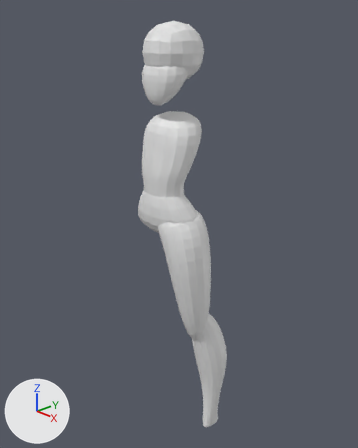
The Blender file Princess Zelda.blend, before and after one commit.
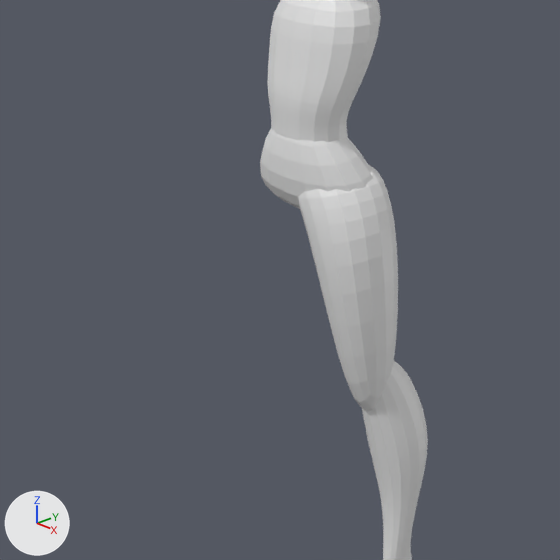
There are two pictures of each version: one whole from a 50 mm lens placed at (1.3, -1.196, 1.687), pointed at (-0.008, 0.04, 0.961), one close up on the part from 0% to 83% of the width and 27% to 94% of the height. The lights are fixed; the arrows at lower left show +X, +Y and +Z. The older version's two pictures come first.

The older version as bpy lines, for what is in view:
```python
me_cube_002 = bpy.data.meshes.new('Cube.002')
me_cube_002.from_pydata(...)  # 20 vertices, 18 faces; spans x -0.135..0.145, y -0.117..0.132, z 1.057..1.41
me_cube_003 = bpy.data.meshes.new('Cube.003')
me_cube_003.from_pydata(...)  # 12 vertices, 10 faces; spans x -1.97..1.97, y -1.34..0.95, z -1.02..1.72
me_cube_004 = bpy.data.meshes.new('Cube.004')
me_cube_004.from_pydata(...)  # 48 vertices, 44 faces; spans x -0.71..2.55, y -1.25..2.02, z -11.02..0.38
ob_cube_002 = bpy.data.objects.new('Cube.002', me_cube_002)
ob_cube_002.location = (0.0, 0.0, 0.0)
_m = ob_cube_002.modifiers.new('Subdivision', 'SUBSURF')
_m.levels = 3
ob_cube_003 = bpy.data.objects.new('Cube.003', me_cube_003)
ob_cube_003.location = (0.0, 0.0, 1.006)
ob_cube_003.scale = (0.103, 0.103, 0.103)
_m = ob_cube_003.modifiers.new('Subdivision', 'SUBSURF')
_m.levels = 3
ob_cube_004 = bpy.data.objects.new('Cube.004', me_cube_004)
ob_cube_004.location = (0.0, -0.02, 1.043)
ob_cube_004.scale = (0.0887, 0.0887, 0.0887)
_m = ob_cube_004.modifiers.new('Subdivision', 'SUBSURF')
_m.levels = 3
```
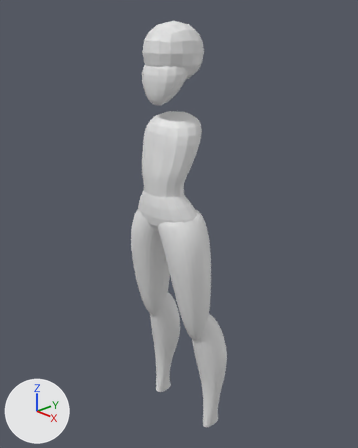
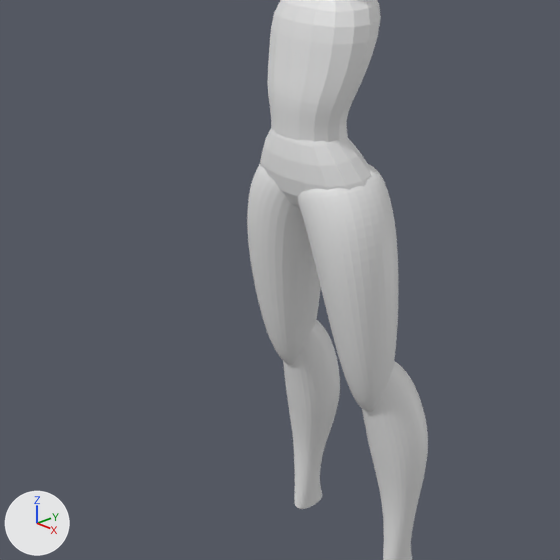
The change, as a list of edits to the scene's bpy script:
```text
Change me_cube_004:
    used by ob_cube_004; location = (0.0, -0.02, 1.043); scale = (0.0887, 0.0887, 0.0887)
    remove me_cube_004.from_pydata(...)  # 48 vertices, 44 faces; spans x -0.71..2.55, y -1.25..2.02, z -11.02..0.38
    add me_cube_004.from_pydata(...)  # 2820 vertices, 2816 faces; spans x -0.29..2.39, y -1.02..1.77, z -11.01..0.16
    me_cube_004 part 1: the loose piece of 32 vertices spanning x 0.84..2.55, y -0.27..2.02, z -11.02..-4.18 is rebuilt with 1922 vertices and now spans x 0.95..2.39, y -0.17..1.77, z -11.01..-4.35
    me_cube_004 part 2: the loose piece of 16 vertices spanning x -0.71..2.32, y -1.25..1.08, z -6.5..0.38 is rebuilt with 898 vertices and now spans x -0.29..2.14, y -1.02..0.93, z -6.02..0.16
Add me_cube_008:
    me_cube_008.from_pydata(...)  # 2820 vertices, 2816 faces; spans x -3.78..-1.2, y -1.02..1.77, z -11.01..0.16
Change ob_cube_004:
    ob_cube_004.location: (0.0, -0.02, 1.043) -> (0.001, -0.02, 1.043)
    remove _m = ob_cube_004.modifiers.new('Subdivision', 'SUBSURF')
    remove _m.levels = 3
Add ob_cube_007:
    ob_cube_007 = bpy.data.objects.new('Cube.007', me_cube_008)
    ob_cube_007.location = (0.143, -0.02, 1.043)
    ob_cube_007.scale = (0.0887, 0.0887, 0.0887)
```

What differs and where, as boxes (x1, y1, x2, y2) in the close-ups (560 x 560 px):
'Cube.004', reshaped, moved, modifiers changed: before (298, 165, 428, 560); after (298, 164, 428, 560)
'Cube.007', added: after (247, 164, 340, 509)
part 1 of me_cube_004, rebuilt: (362, 361, 428, 560) in both
part 2 of me_cube_004, rebuilt: before (298, 165, 398, 412); after (298, 164, 398, 412)
